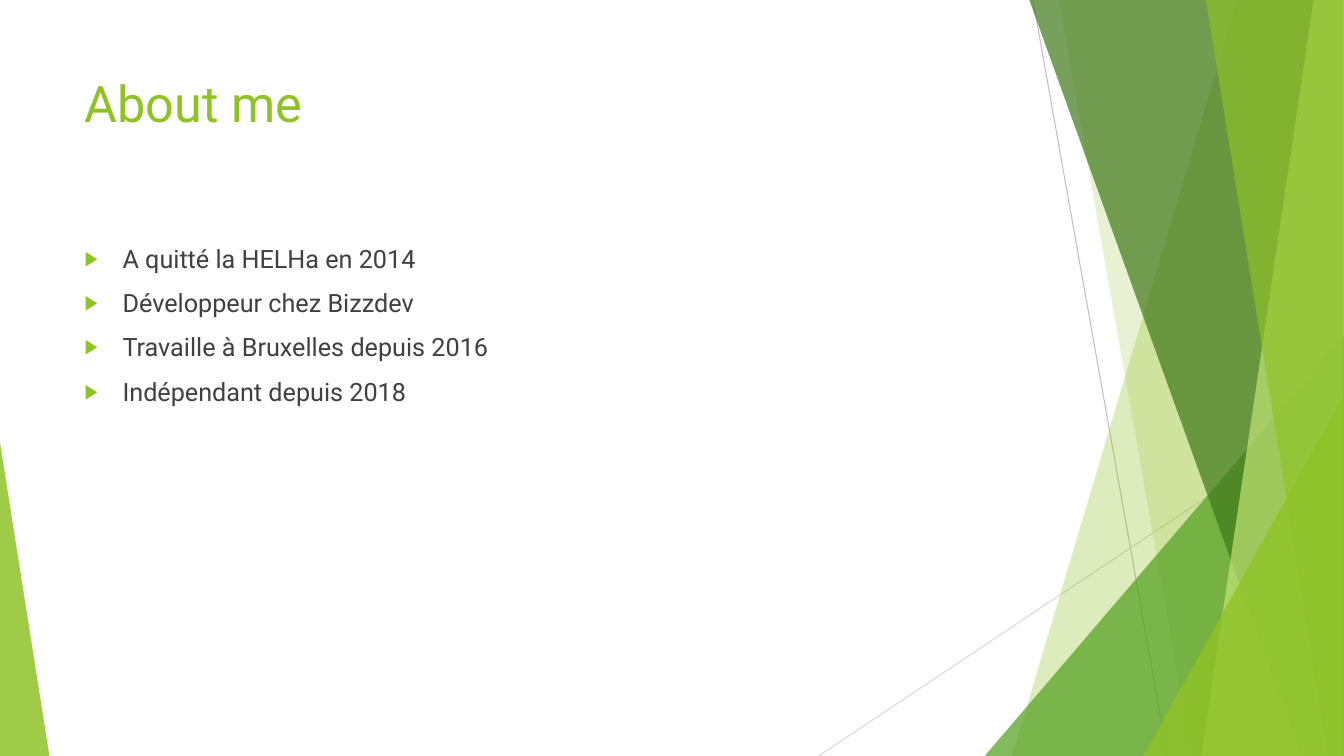
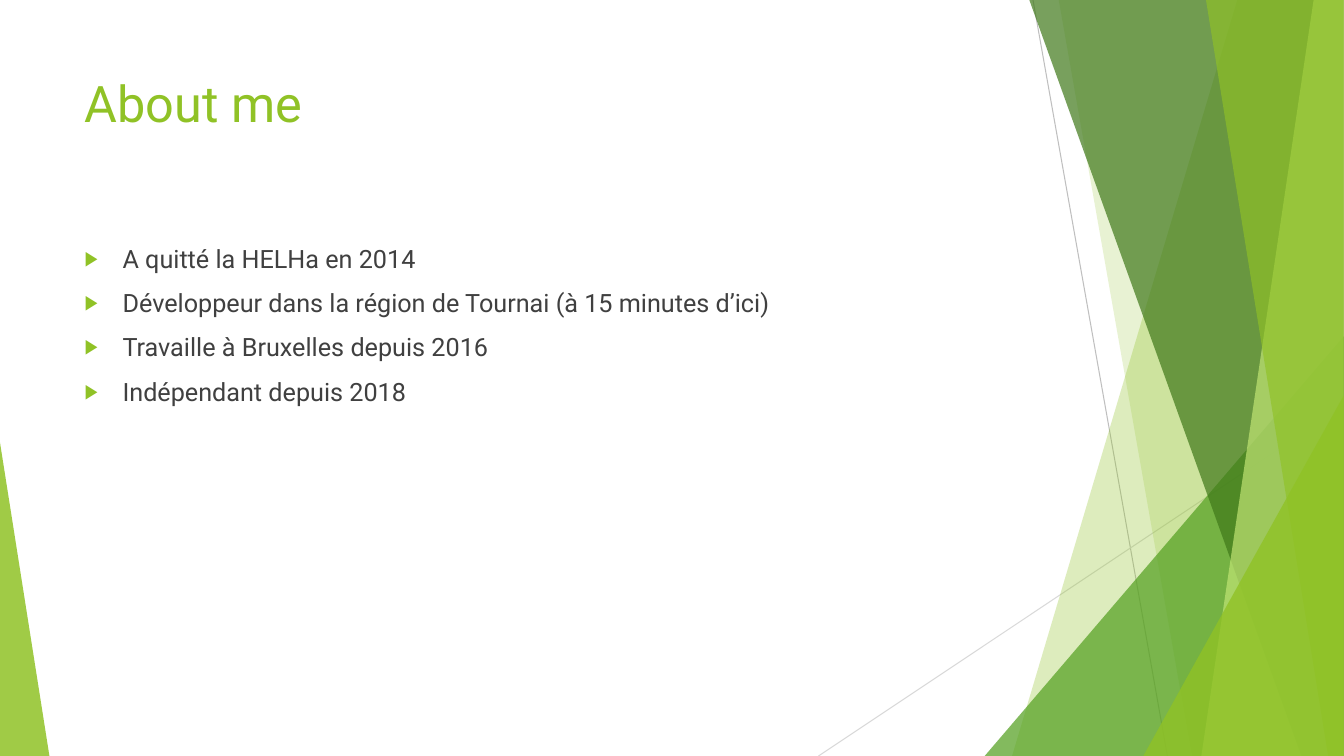
Before and after one commit to worming004/SimpleIsNotEasy, a slide deck: slide 2 of PPT/Easy != Simple.pptx. Drawn at 1344x756 pixels with LibreOffice and Linux fonts; fonts in the diff are those of the drawing. Boxes give left, top, right and bottom in pixels: in the first picture for what was removed or moved away, otherwise in the second. Text is boxed around its words. In the diff, an @@ line names an element or a change of style, - is before the commit and + after.

```diff
--- a/PPT/Easy != Simple.pptx
+++ b/PPT/Easy != Simple.pptx
@@ text at (123,292,769,318): text changed @@
-▶ Développeur chez Bizzdev
+▶ Développeur dans la région de Tournai (à 15 minutes d’ici)
```
Also in this commit, not shown: 4 other slides changed, 1 slide added, 8 slides removed, 22 other files.
